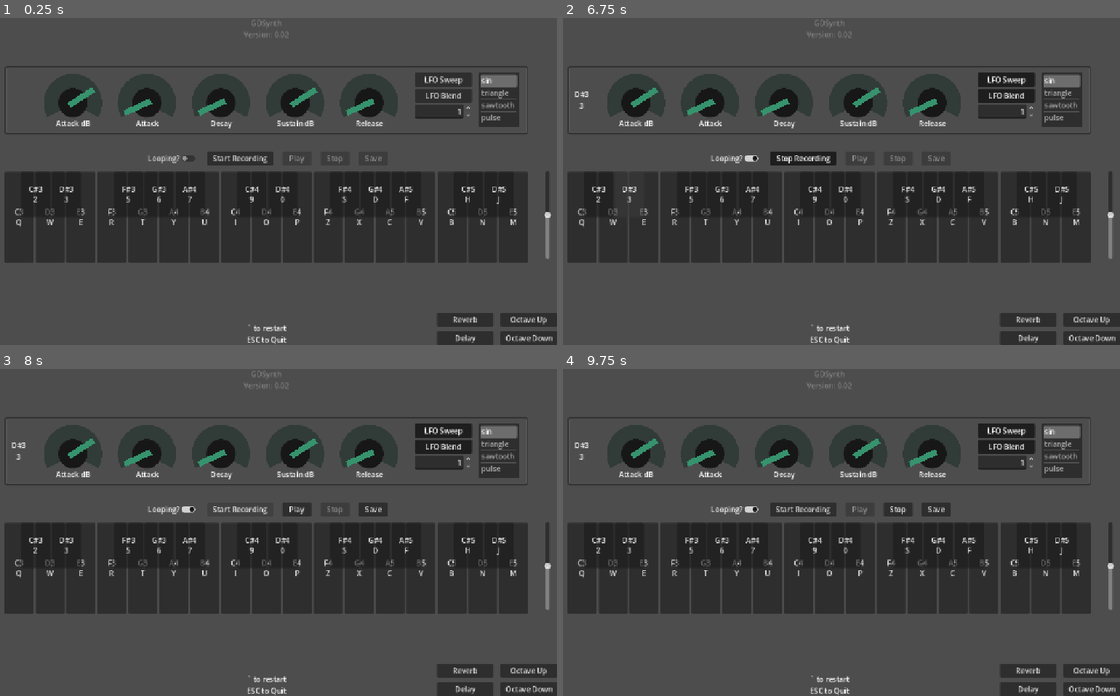
Above: before the commit, frames 1-4 (two rows, left to right).
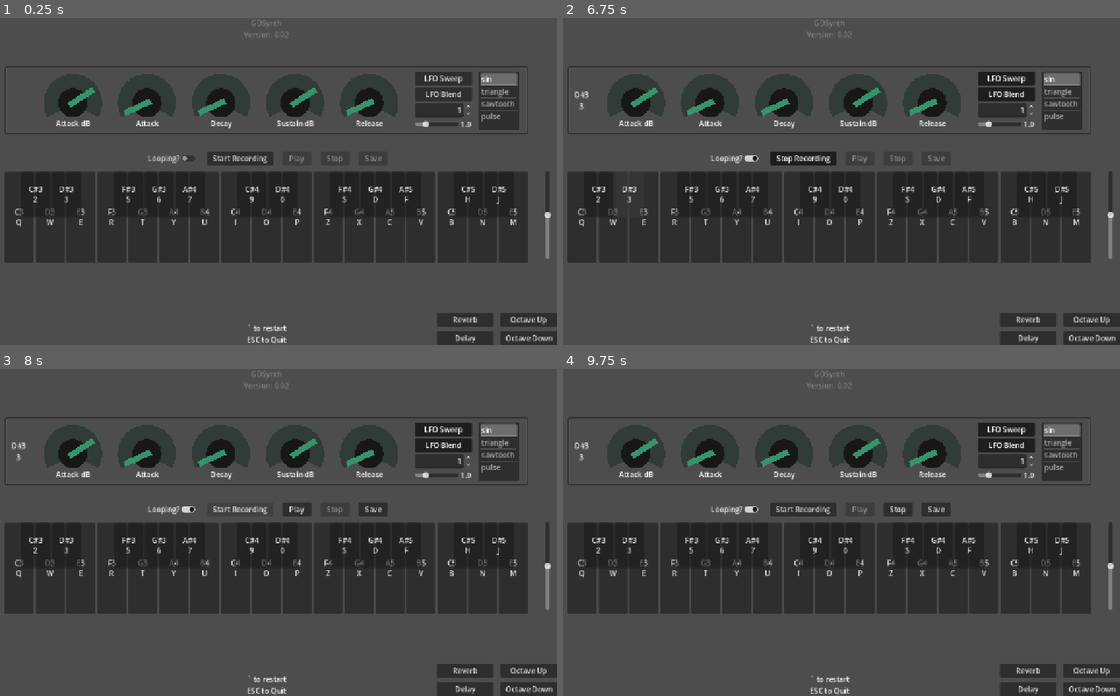
Above: after the commit, the same moments.

Repository: BaconEggsRL/GDSynth
Game: Godot game, scene res://main.tscn
Same seed, same stepped clock (60 frames per second), same inputs: the game is played once before the commit and once after it. The engine's default icon, where the game draws it, is replaced by a stand-in: a white triangle on a blue panel in a dark square.
Inputs:
- Up to frame 1 (0.25 s): no input
- Up to frame 2 (6.75 s): click "LFO Sweep" at 0.5 s; click "Start Recording" at 1.25 s; click "LFO Blend" at 2 s; click "Looping?" at 2.75 s; click "Waiting for Key..." at 3.5 s; click "Start Recording" at 4.25 s; click "C3 Q" at 5 s; click "D3 W" at 5.75 s; click "E3 E" at 6.5 s
- Up to frame 3 (8 s): click "Stop Recording" at 7.25 s
- Up to frame 4 (9.75 s): click "Play" at 8 s; click "Stop" at 8.75 s; click "Play" at 9.5 s

The runs differ from the first frame. In frame 1, 1.0% of the frame differs, in the area x 11-94%, y 16-35%; in frame 2, 1.0%, in the area x 2-94%, y 16-35%; in frame 3, 1.0%; in frame 4, 1.0%.

Commit message:
asdasd

Diff:
--- a/knob.tscn
+++ b/knob.tscn
@@ -16,6 +16,7 @@
 middlePoint = NodePath("middlePoint")
 
 [node name="back" type="Sprite2D" parent="."]
+texture_filter = 1
 texture = ExtResource("2_vq8ne")
 
 [node name="knob" type="Marker2D" parent="."]
--- a/main.tscn
+++ b/main.tscn
@@ -1,10 +1,11 @@
-[gd_scene load_steps=8 format=3 uid="uid://qpwnrp6mvont"]
+[gd_scene load_steps=9 format=3 uid="uid://qpwnrp6mvont"]
 
 [ext_resource type="Script" uid="uid://b16uxesxhm868" path="res://main.gd" id="1_ig7tw"]
 [ext_resource type="PackedScene" uid="uid://bapp2hd88h2ob" path="res://knob.tscn" id="2_0xm2m"]
 [ext_resource type="Script" uid="uid://dqmtfc3x32hn5" path="res://knobs.gd" id="2_7mycd"]
 [ext_resource type="Theme" uid="uid://3ddvs2gn88bk" path="res://ui_btn_theme.tres" id="2_h2yge"]
 [ext_resource type="Script" uid="uid://c7jt6jaa7axhi" path="res://wave_table_item_list.gd" id="3_1bvp3"]
+[ext_resource type="Script" uid="uid://c0a6bieoyyd85" path="res://osc_container.gd" id="3_272bh"]
 [ext_resource type="Script" uid="uid://dp2858wiasx1i" path="res://radius.gd" id="4_lquwl"]
 
 [sub_resource type="StyleBoxFlat" id="StyleBoxFlat_0xm2m"]
@@ -154,6 +155,23 @@
 alignment = 2
 script = ExtResource("4_lquwl")
 
+[node name="OscContainer" type="HBoxContainer" parent="Control/VBoxContainer/StatsPanel/PanelMargin/ControlContainer/VBoxContainer"]
+layout_mode = 2
+script = ExtResource("3_272bh")
+
+[node name="OscSpeedSlider" type="HSlider" parent="Control/VBoxContainer/StatsPanel/PanelMargin/ControlContainer/VBoxContainer/OscContainer"]
+custom_minimum_size = Vector2(96, 23)
+layout_mode = 2
+min_value = 0.2
+max_value = 4.0
+step = 0.1
+value = 1.0
+
+[node name="OscSpeedLabel" type="Label" parent="Control/VBoxContainer/StatsPanel/PanelMargin/ControlContainer/VBoxContainer/OscContainer"]
+layout_mode = 2
+text = "1.0"
+horizontal_alignment = 2
+
 [node name="WaveTableItemList" type="ItemList" parent="Control/VBoxContainer/StatsPanel/PanelMargin/ControlContainer"]
 custom_minimum_size = Vector2(89.7, 0)
 layout_mode = 2
--- /dev/null
+++ b/osc_container.gd
@@ -0,0 +1,17 @@
+extends HBoxContainer
+
+@onready var osc_speed_slider: HSlider = $OscSpeedSlider
+@onready var osc_speed_label: Label = $OscSpeedLabel
+
+var str_format = "%.1f"
+
+func _ready():
+	# Set initial label text
+	osc_speed_label.text = str_format % osc_speed_slider.value
+
+	# Connect the slider's value_changed signal to update the label
+	osc_speed_slider.value_changed.connect(update_label)
+
+func update_label(value):
+	# Update the label text with the slider value
+	osc_speed_label.text = str_format % value
--- a/piano_button.gd
+++ b/piano_button.gd
@@ -45,13 +45,18 @@
 
 # multi-touch for mobile
 var active_touches: Dictionary = {}
-var tween_time: float = 1.0
+
 
 # var to track whether pressed by qwerty or mouse
 var qwerty:bool = false
 
+
+# LFO
+# time to sweep through all waveforms
+var sweep_time: float = 1.0
 # whether to blend waveforms
 var blend:bool = false
+# blend radius (number of waveforms to blend through: 1 = sin/tri, 2 = sin/tri/saw, etc.)
 var radius:float = 1.0
 
 
@@ -108,7 +113,7 @@
 	tween.set_trans(Tween.TRANS_SINE)
 	# tween.set_trans(Tween.TRANS_CUBIC)
 	tween.set_ease(Tween.EASE_IN_OUT)
-	tween.tween_property(self, "waveform_index", target_index, tween_time)
+	tween.tween_property(self, "waveform_index", target_index, sweep_time)
 	tween.finished.connect(restart_waveform_tween)
 	tween.play()
 
@@ -120,7 +125,7 @@
 	tween.set_trans(Tween.TRANS_SINE)
 	# tween.set_trans(Tween.TRANS_CUBIC)
 	tween.set_ease(Tween.EASE_IN_OUT)
-	tween.tween_property(self, "waveform_index", target_index, tween_time)
+	tween.tween_property(self, "waveform_index", target_index, sweep_time)
 	tween.finished.connect(start_waveform_tween)
 	tween.play()
 
@@ -321,7 +326,7 @@
 
 func fill_buffer():
 	# print("fill buffer")
-	# print(waveform_index)
+	print(waveform_index)
 
 	var frames_available = playback.get_frames_available()
 	var wave_keys = wave_table.keys()
Not shown, added: osc_container.gd.uid
